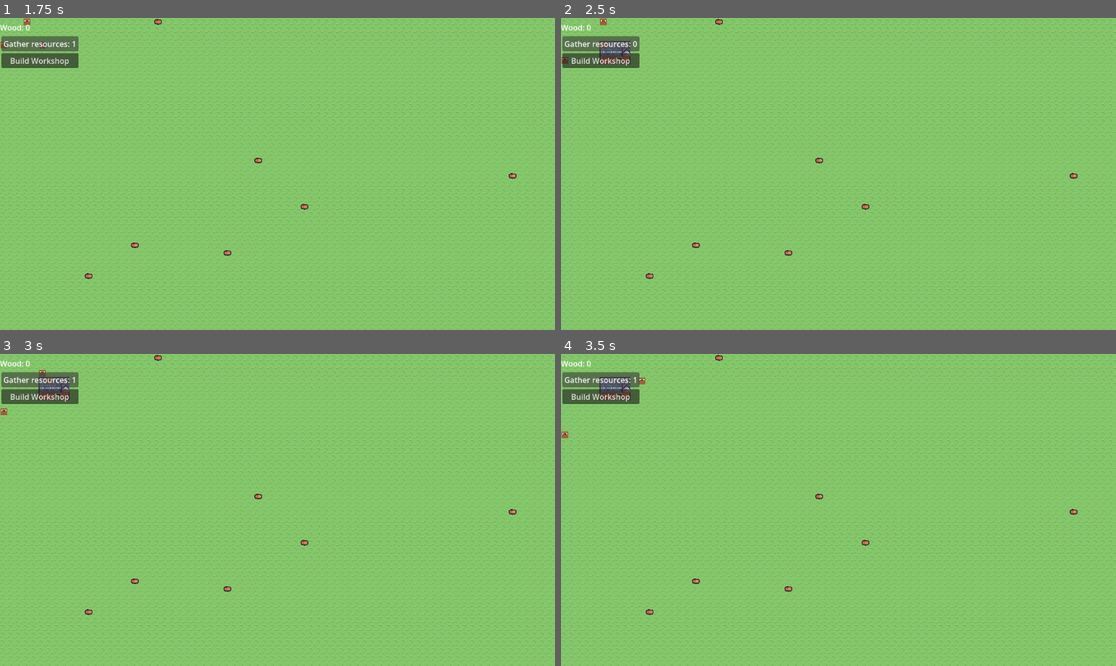
Above: before the commit, frames 1-4 (two rows, left to right).
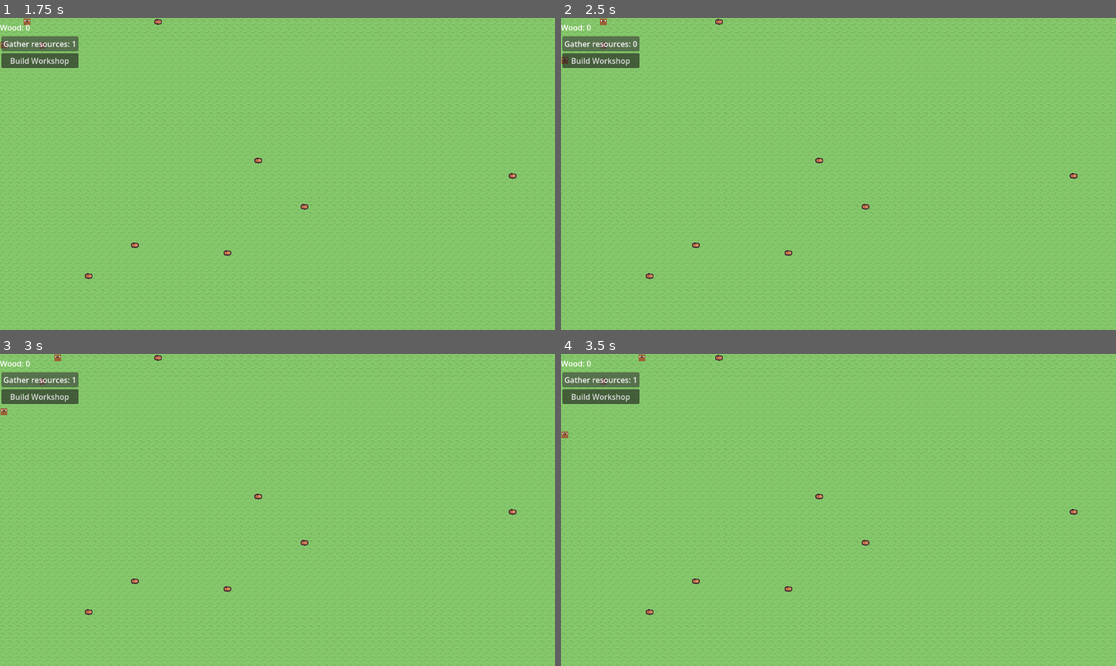
Above: after the commit, the same moments.

Repository: amandodaw/zd-prototype
Game: Godot game, scene res://scenes/world.tscn
The game is run twice, just before and just after one commit, with the same random seed, the same clock (stepped at 60 frames per second) and the same inputs.
Inputs:
- Up to frame 1 (1.75 s): click "Build Workshop" at 0.5 s; click "Gather resources: 0" at 1.25 s
- Up to frame 2 (2.5 s): click "Gather resources: 1" at 2 s
- Up to frame 3 (3 s): click "Gather resources: 0" at 2.75 s
- Up to frame 4 (3.5 s): no input

Frame 1 is identical in both runs. In frame 2, 0.3% of the frame differs, in the area x 6-13%, y 7-15%; in frame 3, 0.4%, in the area x 6-13%, y 0-15%; in frame 4, 0.4%.

Commit message:
Añadido coste al workplace

Diff:
--- a/scenes/human.tscn
+++ b/scenes/human.tscn
@@ -7,3 +7,9 @@
 texture = ExtResource("1_swaxu")
 centered = false
 script = ExtResource("2_cwf78")
+
+[node name="ProgressBar" type="ProgressBar" parent="." unique_id=2023321212]
+visible = false
+offset_left = -8.0
+offset_top = -27.0
+offset_right = 24.0
--- a/scripts/human.gd
+++ b/scripts/human.gd
@@ -1,4 +1,6 @@
 extends Sprite2D
+
+@onready var build_bar : ProgressBar = $ProgressBar
 
 const INVALID := Vector2i(-1,-1)
 
@@ -12,8 +14,10 @@
 var city_comp : CityComponent
 var elements_map : TileMapLayer
 
+var workplace_cost : int = 9
+var workplace_build_progress : float = 0.0
+var workplace_build_needed : float = 10.0
 var workplace_origin : Vector2i = Vector2i(0,4)
-
 var workplace_form : Array[Vector2i] = [
 	Vector2i(0,0), Vector2i(1,0), Vector2i(2,0), Vector2i(3,0),
 	Vector2i(0,1), Vector2i(1,1), Vector2i(2,1), Vector2i(3,1),
@@ -67,10 +71,14 @@
 	for pos in city_comp.build_orders.keys():
 
 		if city_comp.build_orders[pos] == "workplace_order":
+			if city_comp.wood_amount < workplace_cost:
+				print("not enough wood")
+				return false
 			release_target()
 			target_pos = pos
 			build_order = pos
 			city_comp.build_orders[pos] = "reserved"
+			city_comp.wood_amount -= workplace_cost
 			return true
 
 	return false
@@ -111,12 +119,18 @@
 func build(delta):
 
 	if grid_pos == target_pos:
-		place_workplace()
-		city_comp.build_orders.set(target_pos, "workplace")
-		release_target()
-		target_pos = INVALID
-		build_order = INVALID
-		return
+		build_bar.visible = true
+		build_bar.value = workplace_build_progress*10
+		if workplace_build_progress>=workplace_build_needed:
+			workplace_build_progress = 0
+			place_workplace()
+			city_comp.build_orders.set(target_pos, "workplace")
+			release_target()
+			target_pos = INVALID
+			build_order = INVALID
+			build_bar.visible = false
+			return
+		workplace_build_progress += delta
 
 	move_to_target(delta)
 
@@ -191,4 +205,6 @@
 	if target_pos != INVALID:
 		if visible_tiles.get(target_pos) == "reserved":
 			visible_tiles[target_pos] = state
+			if current_job == Jobs.BUILD:
+				city_comp.wood_amount -= workplace_cost
 	target_pos = INVALID
